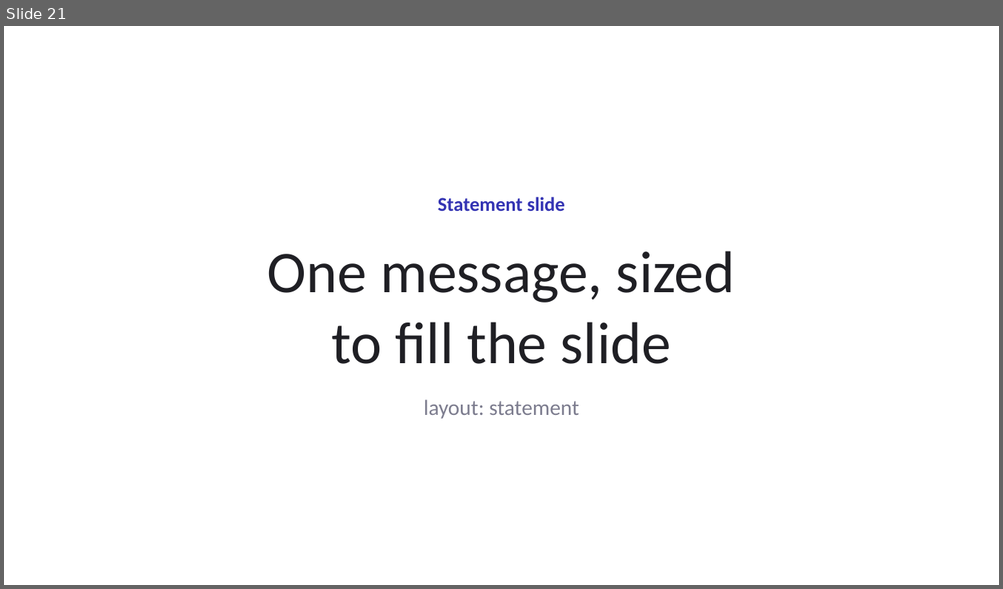
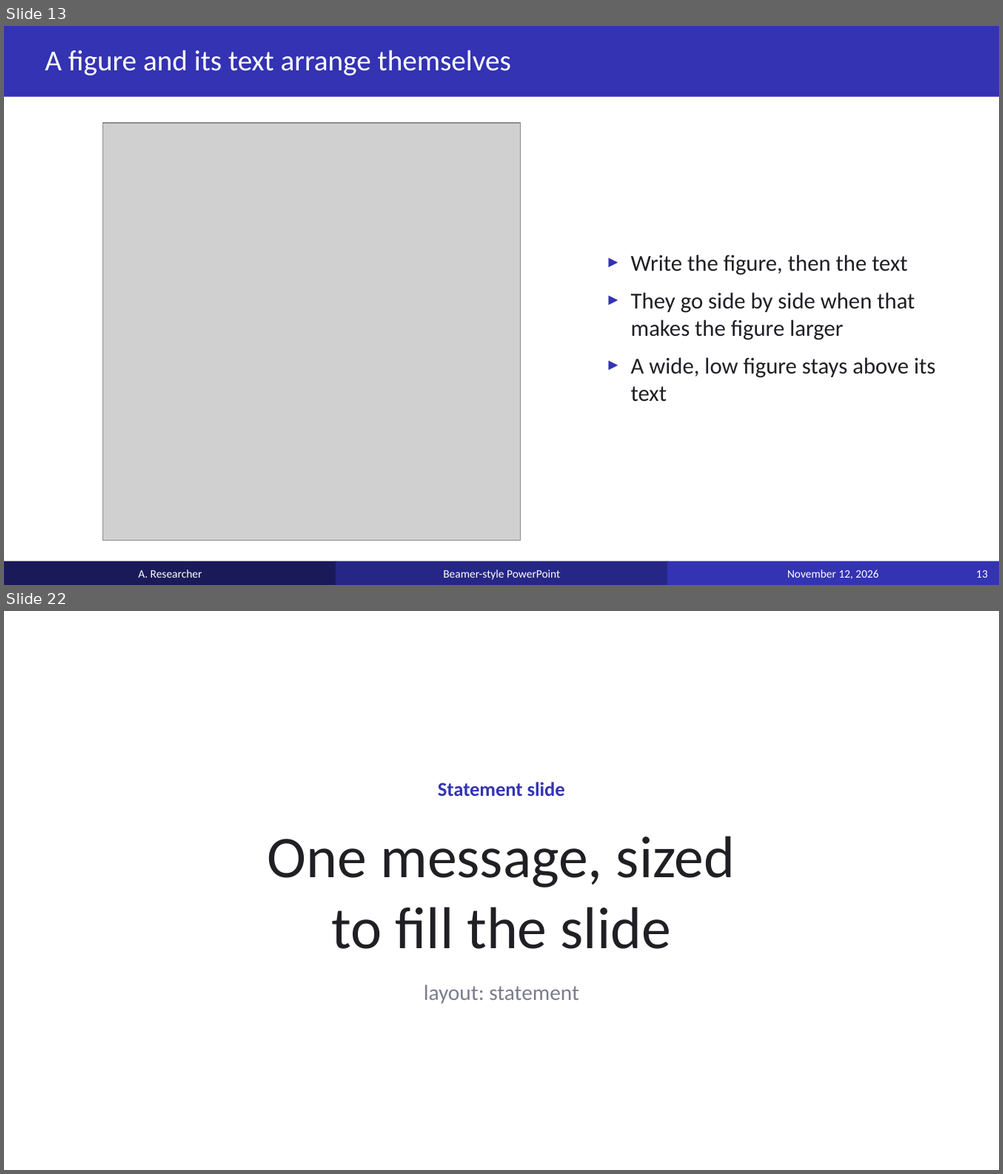
Before and after one commit to anoted/ppt-templated, a slide deck: examples/example_deck.pptx. Shown one above the other, each under a label of ours: slide 21 before the commit, slides 13 and 22 after it; the slides between them are not shown. The pictures are 1003x589 and 1003x1174 pixels, drawn with LibreOffice and Linux fonts; fonts in the diff are those of the drawing; grey boxes stand for pictures. Boxes give left, top, right and bottom in pixels: in the first picture for what was removed or moved away, otherwise in the second. Text is boxed around its words. In the diff, an @@ line names an element or a change of style, - is before the commit and + after.

```diff
--- a/examples/example_deck.pptx
+++ b/examples/example_deck.pptx
@@ slide 13 added at (4, 26, 999, 585), background #FFFFFF @@
@@ rectangle added at (4, 26, 999, 97), fill #3333B3 @@
@@ title added at (45, 50, 511, 76), 28 pt, text #FFFFFF @@
+A figure and its text arrange themselves
@@ picture added at (102, 123, 521, 541) @@
@@ text added at (631, 255, 935, 402), 22 pt, text #1F1F24 @@
+► Write the figure, then the text
+► They go side by side when that makes the figure larger
+► A wide, low figure stays above its text
@@ rectangle added at (4, 562, 336, 585), fill #1A1A59, 11 pt, text #FFFFFF @@
+A. Researcher
@@ rectangle added at (336, 562, 667, 585), fill #262686, 11 pt, text #FFFFFF @@
+Beamer-style PowerPoint
@@ rectangle added at (667, 562, 999, 585), fill #3333B3, 11 pt, text #FFFFFF @@
+November 12, 2026
@@ page number added at (976, 571, 987, 578), 11 pt, text #FFFFFF @@
+13
@@ what was slide 21 is now slide 22 @@
```
Also in this commit, not shown: 28 slides changed, 47 other files.
